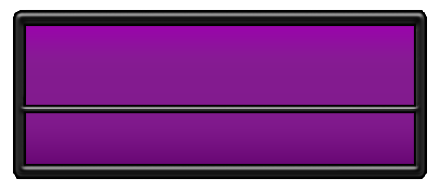
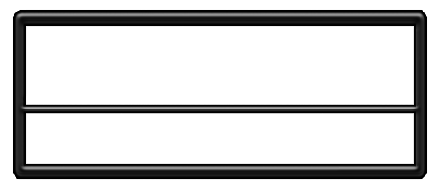
Revision of a layered 437×186 image; what changed, layer by layer:
pixels changed over (x1=26, y1=26, x2=414, y2=164) (layer not identified)
